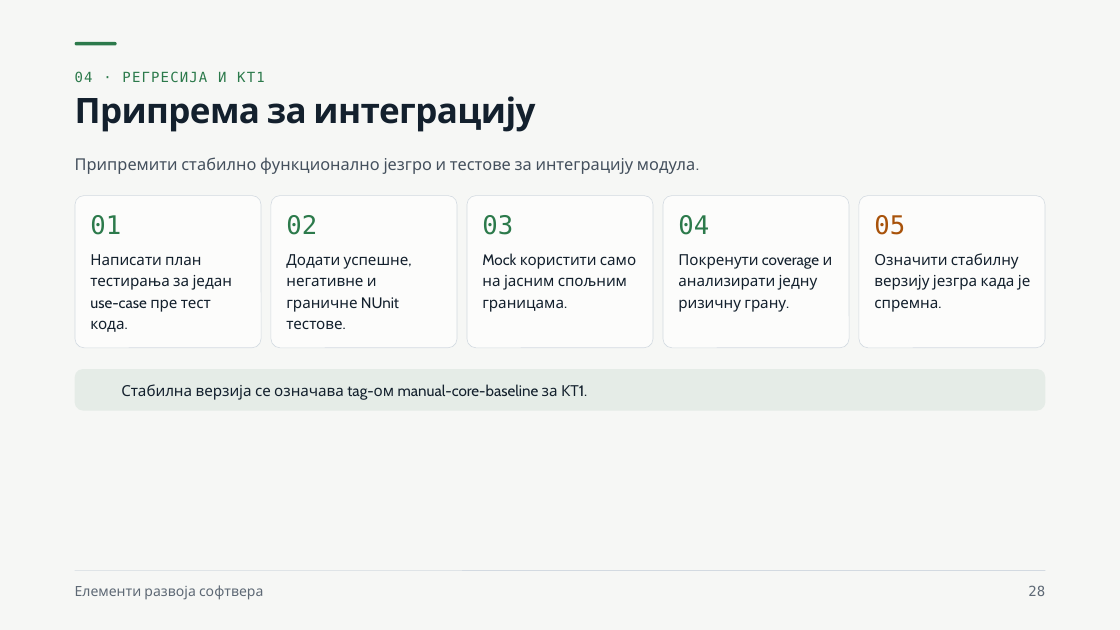
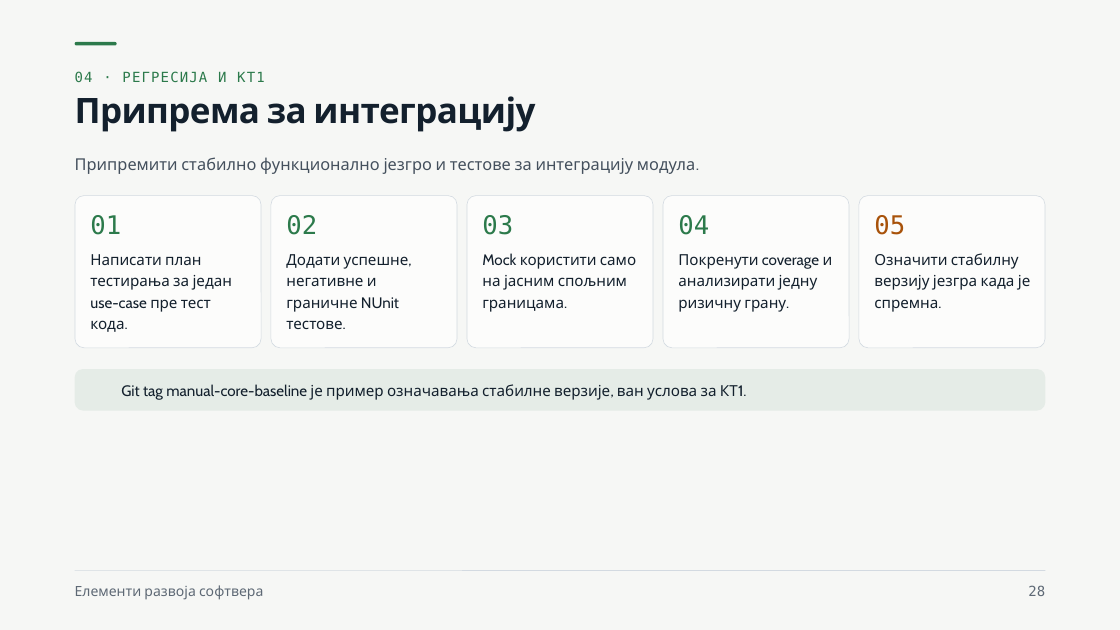
Before and after one commit to owlCoder/ftn-nastavni-portal, a slide deck: slide 28 of public/downloads/ers-prezentacije/04_Testabilni_dizajn_NUnit_i_Moq.pptx. Drawn at 1120x630 pixels with LibreOffice and Linux fonts; fonts in the diff are those of the drawing; background and template pictures are left out. Boxes give left, top, right and bottom in pixels: in the first picture for what was removed or moved away, otherwise in the second. Text is boxed around its words. In the diff, an @@ line names an element or a change of style, - is before the commit and + after.

```diff
--- a/public/downloads/ers-prezentacije/04_Testabilni_dizajn_NUnit_i_Moq.pptx
+++ b/public/downloads/ers-prezentacije/04_Testabilni_dizajn_NUnit_i_Moq.pptx
@@ text at bbox=[121, 384, 717, 400]: text changed @@
-Стабилна верзија се означава tag-ом manual-core-baseline за КТ1.
+Git tag manual-core-baseline је пример означавања стабилне верзије, ван услова за КТ1.
```
Also in this commit, not shown: 4 other slides changed, 32 other files.
